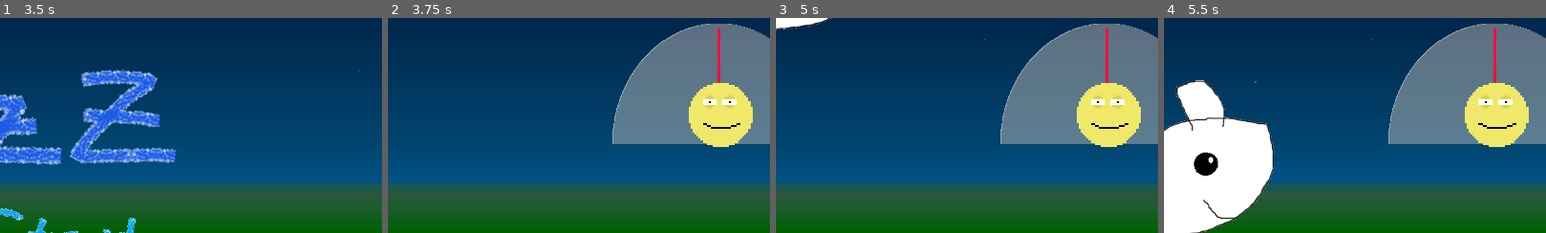
Above: before the commit, frames 1-4 (left to right).
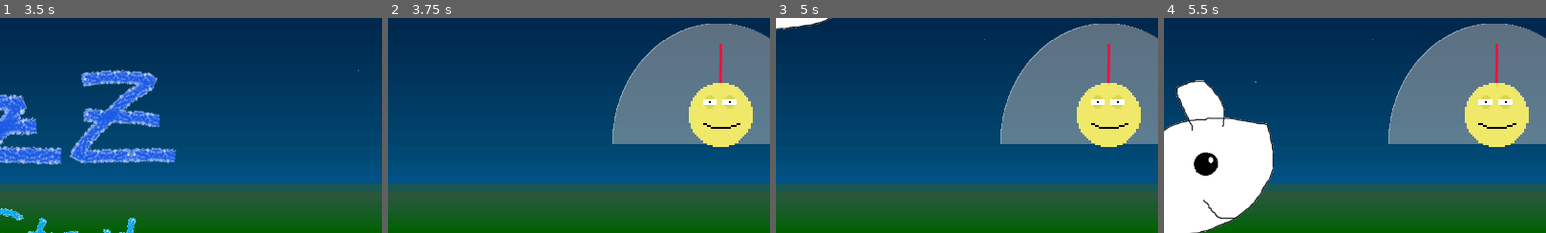
Above: after the commit, the same moments.

Repository: Glow-Project/gwj-55
Game: Godot game, scene res://intro.tscn
Two runs of this game, one before a commit and one after it. Both use one fixed random seed, a clock stepped at 60 frames per second and the inputs below.
Inputs (mouse positions are % of the whole screen's width and height, from its top left):
- Up to frame 1 (3.5 s): move the mouse to (72, 45) at 0.52 s; move the mouse to (30, 55) at 1.27 s; tap Enter at 2 s; move the mouse to (60, 28) at 2.02 s; tap Space at 2.75 s; move the mouse to (45, 70) at 2.77 s
- Up to frame 2 (3.75 s): click (50, 52) at 3.5 s
- Up to frame 3 (5 s): move the mouse to (80, 65) at 4.27 s
- Up to frame 4 (5.5 s): move the mouse to (20, 35) at 5.02 s
The pictures show only the part of the screen within x 42-92%, y 0-50%; the shares and areas given below are measured in that part.

Frame 1 is identical in both runs. In frame 2, 0.2% of the frame differs, in the area x 86-88%, y 4-31%; in frame 3, 0.2%; in frame 4, 0.2%.

Commit message:
tacho: shrug

Diff:
--- a/tacho.tscn
+++ b/tacho.tscn
@@ -16,8 +16,8 @@
 texture = ExtResource("1_ve4pj")
 
 [node name="Needle" type="Sprite2D" parent="."]
-position = Vector2(-0.87439, 99.4329)
-scale = Vector2(0.797968, 0.214286)
+position = Vector2(1.10906, 99.4329)
+scale = Vector2(0.676792, 0.214286)
 texture = ExtResource("2_ncgm3")
 offset = Vector2(-91.6317, -2.02003)
 
